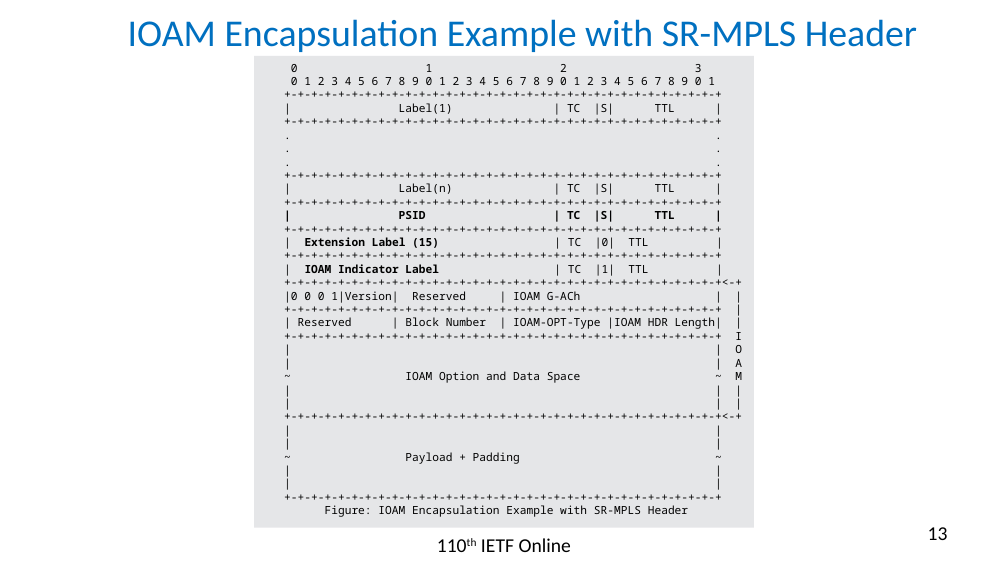
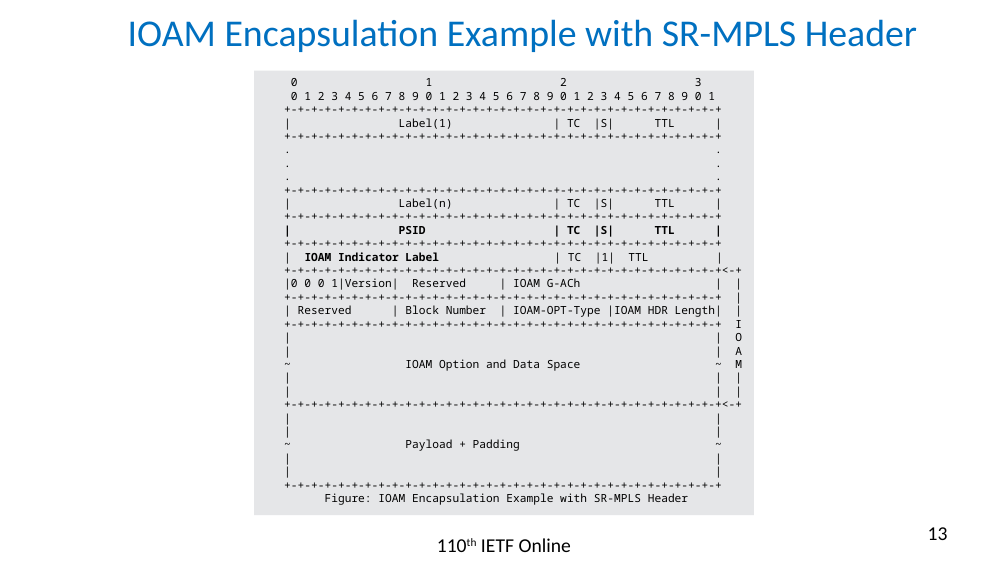
Before and after one commit to rakgandhi/ietf-slides, a slide deck: slide 13 of draft-gandhi-mpls-ioam-sr-05.pptx. Drawn at 1008x567 pixels with LibreOffice and Linux fonts; fonts in the diff are those of the drawing. Boxes give left, top, right and bottom in pixels: in the first picture for what was removed or moved away, otherwise in the second. Text is boxed around its words. In the diff, an @@ line names an element or a change of style, - is before the commit and + after.

```diff
--- a/draft-gandhi-mpls-ioam-sr-05.pptx
+++ b/draft-gandhi-mpls-ioam-sr-05.pptx
@@ rectangle "0 1 2 3": place and size @@
-rectangle "0 1 2 3" at box(254, 56, 754, 528)
+rectangle "0 1 2 3" at box(254, 71, 754, 515)
@@ text in rectangle at box(305, 237, 648, 249): paragraphs removed @@
-+-+-+-+-+-+-+-+-+-+-+-+-+-+-+-+-+-+-+-+-+-+-+-+-+-+-+-+-+-+-+-+-+
-| Extension Label (15) | TC |0| TTL |
```
Also in this commit, not shown: 9 other slides changed, 1 other file.
